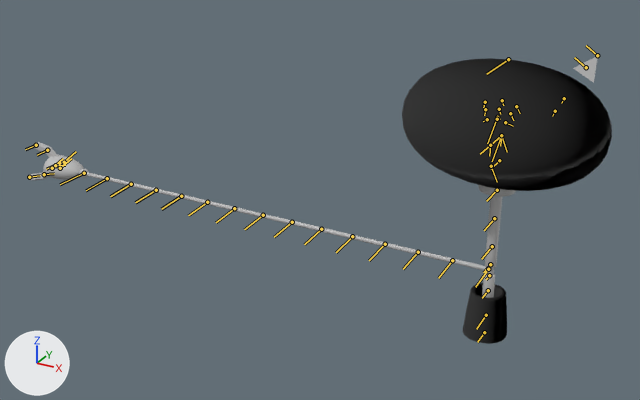
An edit to the FBX model PocketCubeGamePlay/Assets/Art/Models/Character/fianl/Player_Rig.fbx, drawn before and after from the same camera.
Rendered twice from a 50 mm lens placed at (5.71, -19.16, 12.28), pointed at (-4.95, 0.23, 2.59). Arrows for +X, +Y and +Z are at lower left; the lights stay in place. The bones that bend it are drawn over the model as lines.

Names of what the first picture shows: 'baozi_001', 'bozijiekou_001', 'jiantou_001', 'shengtipingzi_001', 'shengtipingzi_002', 'shentizhuzi_001', 'shoubi_001', 'shoubilinajie_001', 'shoubizhuanhuan_001', 'shouzhang_001', 'waike_010', 'zhuazhi_001', 'zhuazhi_002'.
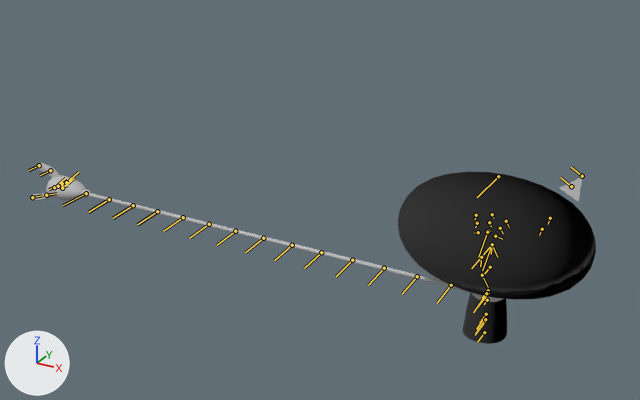
The newer file adds an action. The first version stands in its rest pose; the second is drawn at frame 1 of the action 'Take 001'.

Scene script edits in JSON lines:
```json
{"block": "bone_chest_m", "where": "bone_chest_m = bpy.data.objects['DeformationSystem'].pose.bones['Chest_M']  # child of 'Spine2_M'"}
{"op": "set", "path": "bone_chest_m.location", "old": "(0.0, 0.0, 0.0)", "new": "(-71.0, 0.0, 0.0)"}
{"block": "bone_neck_m", "where": "bone_neck_m = bpy.data.objects['DeformationSystem'].pose.bones['Neck_M']  # child of 'Chest_M'"}
{"op": "set", "path": "bone_neck_m.location", "old": "(0.0, 0.0, 0.0)", "new": "(-71.0, 0.0, 0.0)"}
{"block": "bone_neck1_m", "where": "bone_neck1_m = bpy.data.objects['DeformationSystem'].pose.bones['Neck1_M']  # child of 'Neck_M'"}
{"op": "set", "path": "bone_neck1_m.location", "old": "(0.0, 0.0, 0.0)", "new": "(-71.0, 0.0, 0.0)"}
{"block": "bone_neck2_m", "where": "bone_neck2_m = bpy.data.objects['DeformationSystem'].pose.bones['Neck2_M']  # child of 'Neck1_M'"}
{"op": "set", "path": "bone_neck2_m.location", "old": "(0.0, 0.0, 0.0)", "new": "(-71.0, 0.0, 0.0)"}
```

What differs and where, as boxes [x1, y1, x2, y2] in the pictures (640 x 400 px):
```json
{"object": "waike_010", "change": "posed", "before": [402, 58, 612, 191], "after": [398, 172, 596, 300]}
{"object": "shoubi_001", "change": "posed", "before": [86, 172, 487, 271], "after": [88, 193, 468, 292]}
{"object": "shouzhang_001", "change": "posed", "before": [43, 155, 84, 180], "after": [46, 175, 86, 200]}
{"object": "jiantou_001", "change": "posed", "before": [573, 56, 598, 83], "after": [560, 177, 582, 202], "on screen": "12% narrower, 7% shorter"}
{"object": "zhuazhi_001", "change": "posed", "before": [34, 142, 57, 157], "after": [37, 163, 60, 178]}
{"object": "zhuazhi_002", "change": "posed", "before": [29, 171, 48, 180], "after": [32, 192, 51, 201]}
{"object": "shoubilinajie_001", "change": "posed", "before": [79, 169, 89, 178], "after": [82, 189, 91, 198]}
{"bone": "Chest_M", "before": "(489, 275) to (486, 279)", "after": "(487, 300) to (484, 304)"}
{"bone": "Neck_M", "before": "(490, 264) to (483, 272)", "after": "(486, 314) to (479, 323)"}
{"bone": "Neck1_M", "before": "(492, 246) to (481, 259)", "after": "(485, 321) to (475, 335)"}
{"bone": "Neck2_M", "before": "(494, 218) to (484, 230)", "after": "(485, 319) to (475, 333)"}
```
